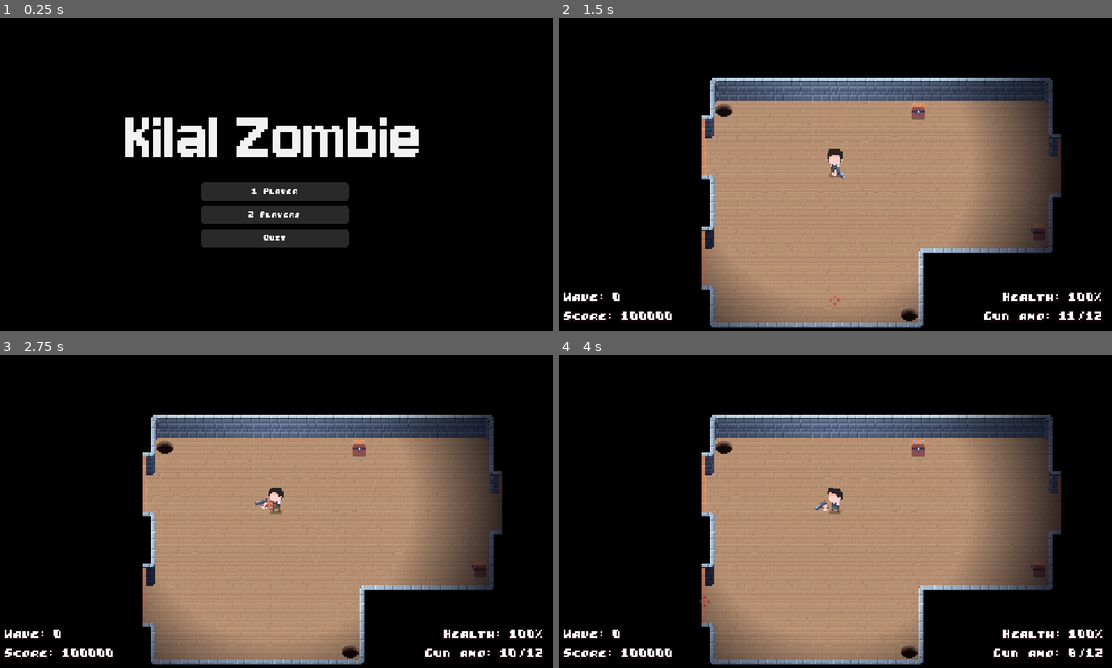
Above: before the commit, frames 1-4 (two rows, left to right).
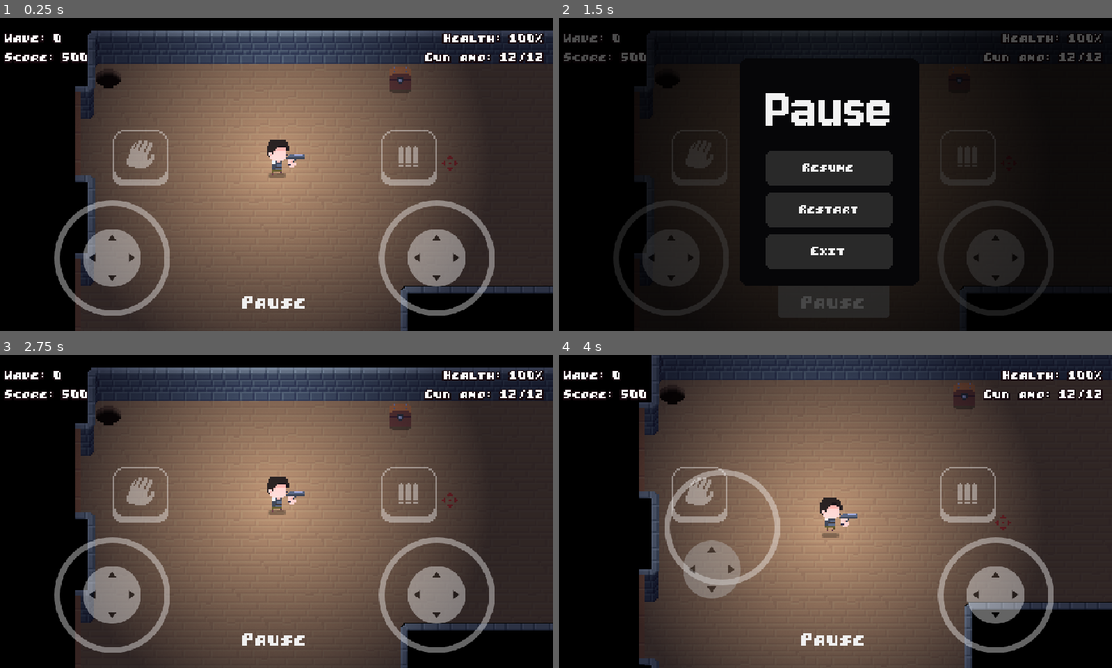
Above: after the commit, the same moments.

Repository: gab1tod/KilalZombie
Game: Godot game, scene res://scenes/MobileGame.tscn
Same seed, same stepped clock (60 frames per second), same inputs: the game is played once before the commit and once after it. Before the commit the project starts from res://scenes/MainMenu.tscn.
Inputs (mouse positions are in pixels of both pictures, inside the frame that each line leads up to):
- Up to frame 1 (0.25 s): no input
- Up to frame 2 (1.5 s): click (835, 193) at 0.5 s, where only the run before the commit has a clickable "1 Player"; click (835, 299) at 1.25 s, where only the run after the commit has a clickable "Pause"
- Up to frame 3 (2.75 s): click (270, 505) at 2 s, where only the run after the commit has a clickable "Resume"
- Up to frame 4 (4 s): tap Enter (ui_accept) at 2.75, 3.02 s; move the mouse to (957, 495) at 2.77 s; hold Right (ui_right) 2.78-3.5 s; click (957, 495) at 2.92 s; drag from (724, 527) to (702, 602) at 3.52 s

The runs differ from the first frame. In frame 1, 79% of the frame differs, in the area x 0-100%, y 4-100%; in frame 2, 56%; in frame 3, 72%; in frame 4, 74%.

Commit message:
fix directional zombie attack

Diff:
--- a/objects/zombie/Zombie.tscn
+++ b/objects/zombie/Zombie.tscn
@@ -752,7 +752,7 @@
 script = ExtResource("1_yqk2c")
 speed = 20.0
 separation_radius = 16.0
-attack_radius = 30
+attack_radius = 15
 
 [node name="Shadow" type="Sprite2D" parent="." unique_id=1309570513]
 modulate = Color(1, 1, 1, 0.5019608)
@@ -769,7 +769,7 @@
 position = Vector2(0, -14.5)
 sprite_frames = SubResource("SpriteFrames_uff4m")
 animation = &"idle_face"
-frame_progress = 0.78672594
+frame_progress = 0.56666887
 
 [node name="CollisionShape2D" type="CollisionShape2D" parent="." unique_id=1151477161]
 light_mask = 2
@@ -779,7 +779,7 @@
 
 [node name="NavigationAgent2D" type="NavigationAgent2D" parent="." unique_id=1477986655]
 path_desired_distance = 10.0
-target_desired_distance = 20.0
+target_desired_distance = 18.0
 path_postprocessing = 1
 
 [node name="AttackCooldownTimer" type="Timer" parent="." unique_id=254528939]
--- a/project.godot
+++ b/project.godot
@@ -15,7 +15,7 @@
 [application]
 
 config/name="Kilal Zombie"
-run/main_scene="uid://dvgauec5bim52"
+run/main_scene="uid://b3lewlkl26tq6"
 config/features=PackedStringArray("4.6", "Forward Plus")
 config/icon="uid://da6bgrtvf8yyx"
 
--- a/scenes/MobileGame.tscn
+++ b/scenes/MobileGame.tscn
@@ -223,7 +223,9 @@
 
 [node name="Left Joystick" parent="HUD" unique_id=1332584655 instance=ExtResource("22_dmxi2")]
 modulate = Color(1, 1, 1, 0.39215687)
-offset_top = -300.0
+offset_left = 75.0
+offset_top = -250.0
+offset_right = 325.0
 offset_bottom = 0.0
 joystick_mode = 1
 action_left = "p0_move_left"
@@ -233,13 +235,13 @@
 
 [node name="InteractionButtonContainer" type="Control" parent="HUD/Left Joystick" unique_id=1840848671]
 layout_mode = 1
-anchors_preset = 1
-anchor_left = 1.0
-anchor_right = 1.0
-grow_horizontal = 0
+anchors_preset = 5
+anchor_left = 0.5
+anchor_right = 0.5
+grow_horizontal = 2
 
 [node name="Interaction Button" type="TouchScreenButton" parent="HUD/Left Joystick/InteractionButtonContainer" unique_id=1959549051]
-position = Vector2(-96, -64)
+position = Vector2(0, -96)
 scale = Vector2(3, 3)
 texture_normal = SubResource("AtlasTexture_dmxi2")
 texture_pressed = SubResource("AtlasTexture_fguxw")
@@ -250,9 +252,9 @@
 anchors_preset = 3
 anchor_left = 1.0
 anchor_right = 1.0
-offset_left = -300.0
-offset_top = -300.0
-offset_right = 0.0
+offset_left = -325.0
+offset_top = -250.0
+offset_right = -75.0
 offset_bottom = 0.0
 grow_horizontal = 0
 joystick_mode = 1
@@ -263,10 +265,13 @@
 
 [node name="ReloadButtonContainer" type="Control" parent="HUD/Right Joystick" unique_id=98873287]
 layout_mode = 1
-anchors_preset = 0
+anchors_preset = 5
+anchor_left = 0.5
+anchor_right = 0.5
+grow_horizontal = 2
 
 [node name="Reload Button" type="TouchScreenButton" parent="HUD/Right Joystick/ReloadButtonContainer" unique_id=819110308]
-position = Vector2(0, -64)
+position = Vector2(-96, -96)
 scale = Vector2(3, 3)
 texture_normal = SubResource("AtlasTexture_13t06")
 texture_pressed = SubResource("AtlasTexture_h881d")
@@ -300,9 +305,9 @@
 anchor_right = 1.0
 anchor_bottom = 1.0
 offset_left = -32.0
-offset_top = -64.0
+offset_top = -84.0
 offset_right = -32.0
-offset_bottom = -32.0
+offset_bottom = -44.0
 scale = Vector2(1.5, 1.5)
 text = "Pause"
 label_settings = SubResource("LabelSettings_kidhh")
@@ -322,6 +327,15 @@
 anchor_bottom = 0.33
 scale = Vector2(3, 3)
 
+[node name="ResumeButton" parent="PauseMenu/CenterContainer/Control/MarginContainer/VBoxContainer/HFlowContainer" parent_id_path=PackedInt32Array(1039012784, 178222481) index="0" unique_id=1501149222]
+custom_minimum_size = Vector2(0, 20)
+
+[node name="RestartButton" parent="PauseMenu/CenterContainer/Control/MarginContainer/VBoxContainer/HFlowContainer" parent_id_path=PackedInt32Array(1039012784, 178222481) index="1" unique_id=460963233]
+custom_minimum_size = Vector2(0, 20)
+
+[node name="ExitButton" parent="PauseMenu/CenterContainer/Control/MarginContainer/VBoxContainer/HFlowContainer" parent_id_path=PackedInt32Array(1039012784, 178222481) index="2" unique_id=1467172663]
+custom_minimum_size = Vector2(0, 20)
+
 [connection signal="timeout" from="SpawnTimer" to="." method="_on_spawn_timer_timeout"]
 [connection signal="timeout" from="RestTimer" to="." method="_on_rest_timer_timeout"]
 [connection signal="pressed" from="HUD/PauseButtonContainer/CustomButton" to="PauseMenu" method="open_menu"]
--- a/scenes/MobileMainMenu.tscn
+++ b/scenes/MobileMainMenu.tscn
@@ -33,7 +33,7 @@
 [node name="Spacer" type="Control" parent="VBoxContainer" unique_id=1360831143]
 layout_mode = 2
 size_flags_vertical = 3
-size_flags_stretch_ratio = 0.5
+size_flags_stretch_ratio = 0.25
 
 [node name="Label" type="Label" parent="VBoxContainer" unique_id=95794138]
 layout_mode = 2
@@ -59,6 +59,7 @@
 
 [node name="SoloGameButton" parent="VBoxContainer/Control/VBoxContainer" unique_id=1501149222 instance=ExtResource("3_crr1j")]
 unique_name_in_owner = true
+custom_minimum_size = Vector2(0, 20)
 layout_mode = 2
 text = "Start"
 background_normal = Color(0.16, 0.16, 0.16, 1)
@@ -67,6 +68,7 @@
 background_pressed = Color(0.6, 0.6, 0.6, 1)
 
 [node name="QuitButton" parent="VBoxContainer/Control/VBoxContainer" unique_id=597516015 instance=ExtResource("3_crr1j")]
+custom_minimum_size = Vector2(0, 20)
 layout_mode = 2
 text = "Quit"
 background_normal = Color(0.16, 0.16, 0.16, 1)
--- a/scripts/zombie.gd
+++ b/scripts/zombie.gd
@@ -24,12 +24,16 @@
 			die()
 	get():
 		return state == ZombieState.DEAD
+
+@export var show_debug: bool = false
+
 @onready var animator: AnimatedSprite2D = %Animator
 @onready var navigator := $NavigationAgent2D
 @onready var cooldown_timer := $AttackCooldownTimer
 @onready var collider := $CollisionShape2D
 @onready var head_blood_emitter: CPUParticles2D = %HeadBloodEmitter
 var target: Node2D
+var direction: Vector2 = Vector2.ZERO
 
 enum ZombieState { IDLE, WALKING, DEAD, ATTACKING }
 static var state_animation: Array[String] = [ 'idle', 'walk', 'death', 'attack' ]
@@ -78,17 +82,19 @@
 		return
 
 	var next_pos = navigator.get_next_path_position()
-	var to_target = (next_pos - global_position).normalized()
+	direction = (next_pos - global_position).normalized()
+	queue_redraw()
 	var sep = get_separation()
 
-	velocity = to_target * speed + sep
+	velocity = direction * speed + sep
 
 	move_and_slide()
 
 
 func _draw() -> void:
-	if Engine.is_editor_hint():
-		draw_circle(Vector2.ZERO, attack_radius, Color.RED, false)
+	if Engine.is_editor_hint() or show_debug:
+		draw_line(Vector2.ZERO, direction * 20, Color.BLUE)
+		draw_circle(direction * attack_radius, attack_radius, Color.RED, false)
 
 
 func get_target():
@@ -183,5 +189,5 @@
 	if dead and animator.get_frame() == 3:
 		head_blood_emitter.emitting = true
 	if state == ZombieState.ATTACKING and animator.get_frame() == 2:
-		if (target.global_position - global_position).length() < attack_radius:
+		if (target.global_position - (global_position + direction * attack_radius)).length() < attack_radius:
 			target.take_damage(attack_damage)
Not shown, changed: export_presets.cfg
Not shown, changed: build/Android/Kilal Zombie.apk
